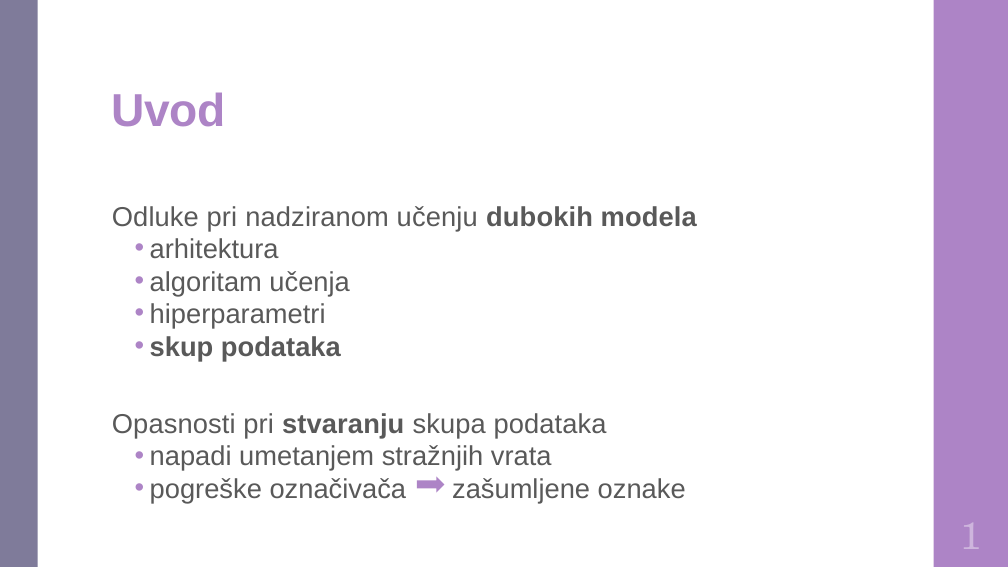
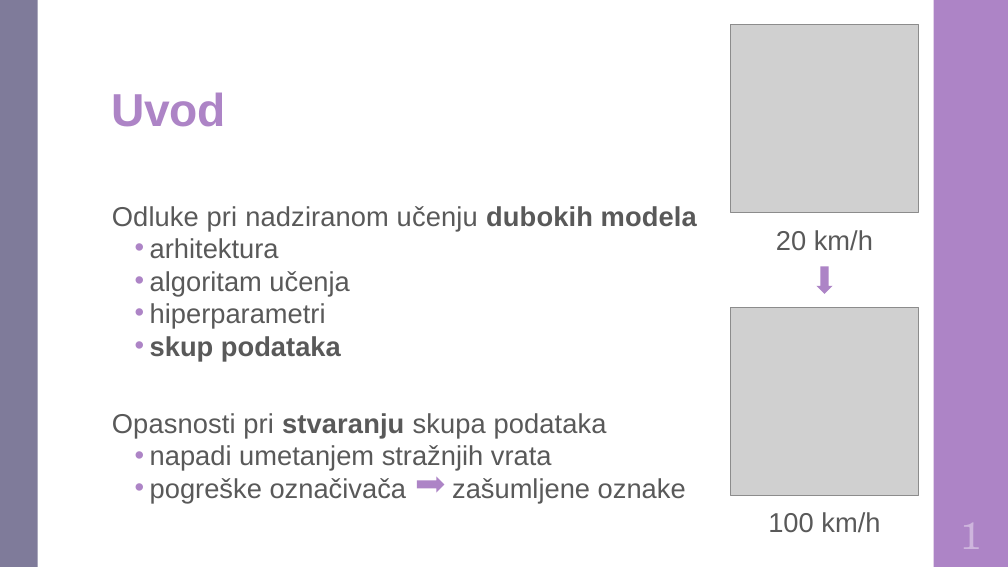
Before and after one commit to DomJamb/Diplomski-Rad-Doku, a slide deck: slide 3 of Prezentacija/Varijacijsko učenje na zašumljenim oznakama.pptx. Drawn at 1008x567 pixels with LibreOffice and Linux fonts; fonts in the diff are those of the drawing; grey boxes stand for pictures. Boxes give left, top, right and bottom in pixels: in the first picture for what was removed or moved away, otherwise in the second. Text is boxed around its words. In the diff, an @@ line names an element or a change of style, - is before the commit and + after.

```diff
--- a/Prezentacija/Varijacijsko učenje na zašumljenim oznakama.pptx
+++ b/Prezentacija/Varijacijsko učenje na zašumljenim oznakama.pptx
@@ group added at (730, 24, 919, 533): 2 pictures, 2 texts, 1 right arrow @@
+20 km/h
+100 km/h
```
Also in this commit, not shown: 14 other slides changed, 2 slides added, 1 other file.
